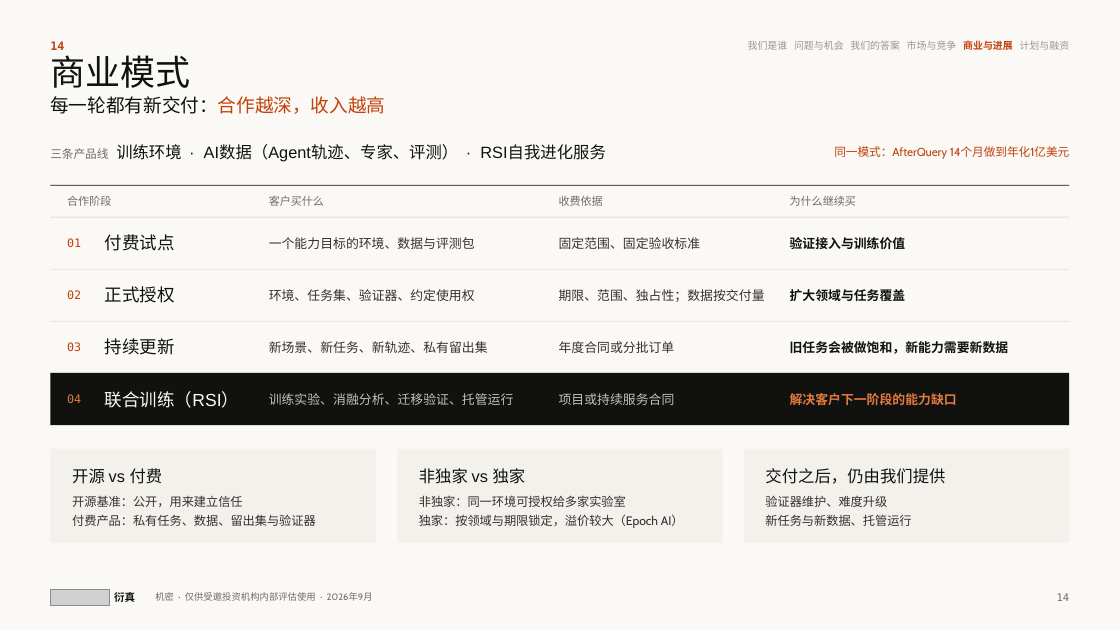
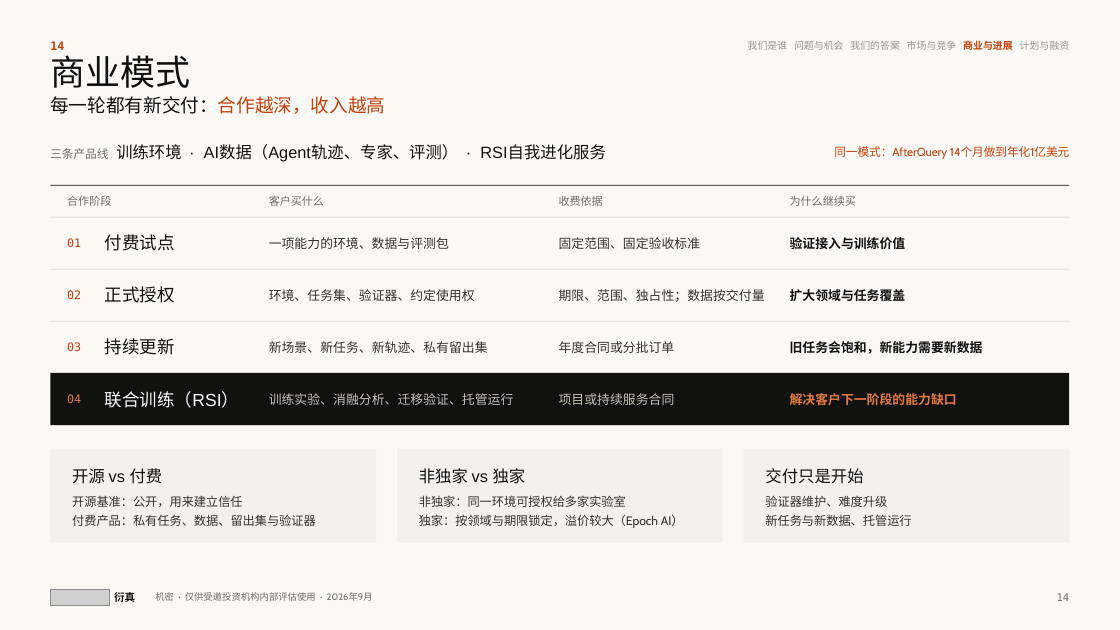
Before and after one commit to wangchen0802/Delta1, a slide deck: slide 14 of SimReal-BP-v27.pptx. Drawn at 1120x630 pixels with LibreOffice and Linux fonts; fonts in the diff are those of the drawing; grey boxes stand for pictures. Boxes give left, top, right and bottom in pixels: in the first picture for what was removed or moved away, otherwise in the second. Text is boxed around its words. In the diff, an @@ line names an element or a change of style, - is before the commit and + after.

```diff
--- a/SimReal-BP-v27.pptx
+++ b/SimReal-BP-v27.pptx
@@ text at [269,237,449,249]: text changed @@
-一个能力目标的环境、数据与评测包
+一项能力的环境、数据与评测包
@@ text at [790,341,983,354]: text changed @@
-旧任务会被做饱和，新能力需要新数据
+旧任务会饱和，新能力需要新数据
@@ text at [765,468,863,484]: text changed @@
-交付之后，仍由我们提供
+交付只是开始
```
Also in this commit, not shown: 15 other slides changed, 3 other files.
